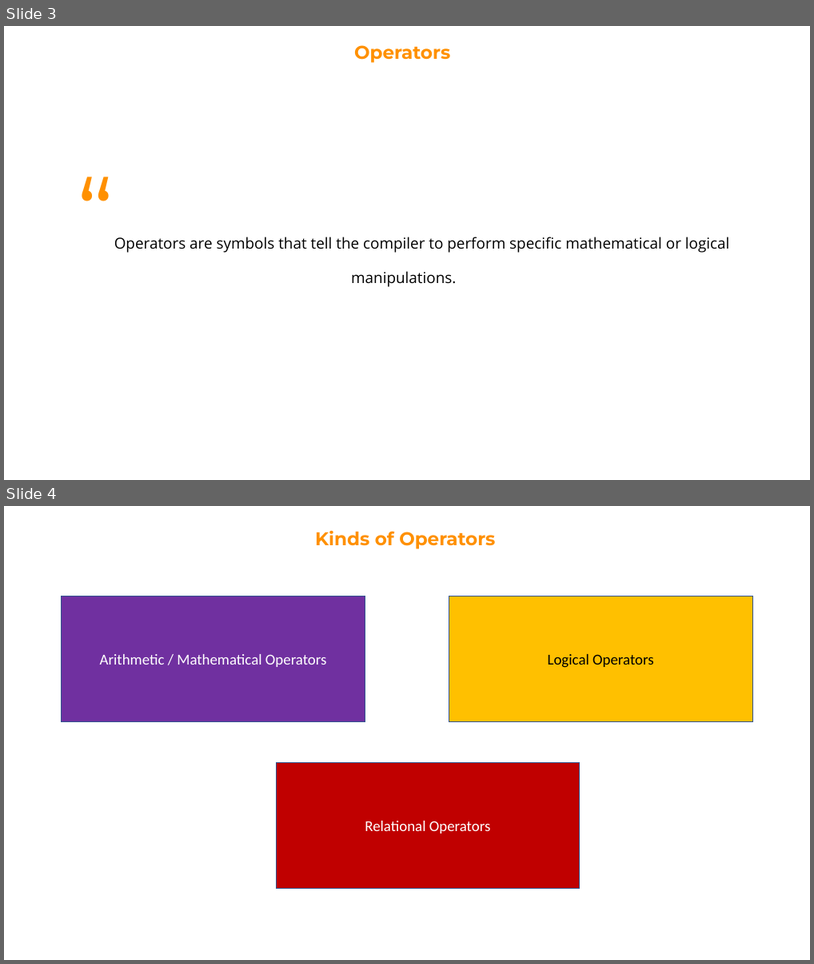
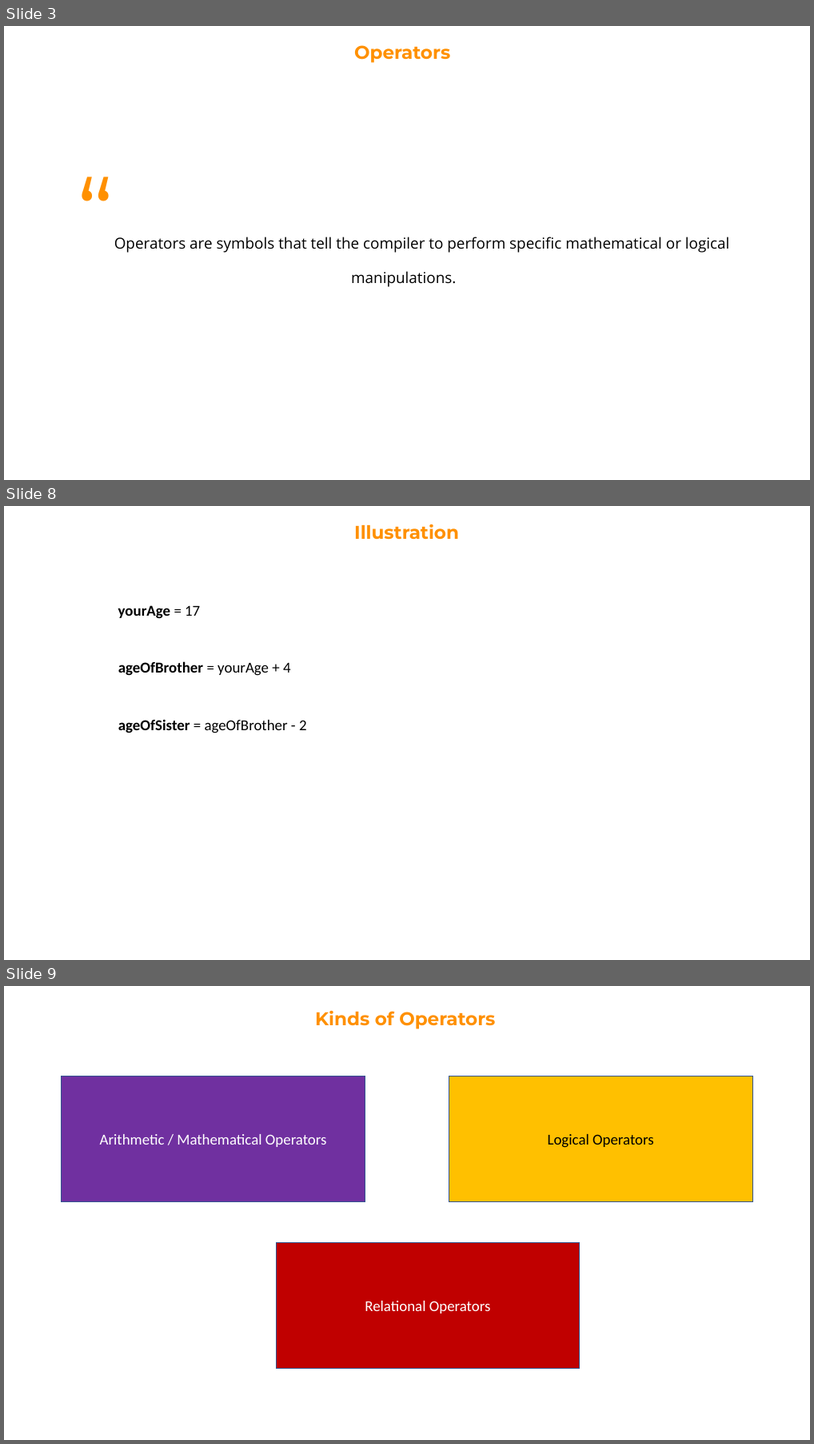
Before and after one commit to Robert-Doe/codeden, a slide deck: 3. Operators.pptx. Shown one above the other, each under a label of ours: slides 3 and 4 before the commit, slides 3, 8 and 9 after it; the slides between them are not shown. The pictures are 814x964 and 814x1444 pixels, drawn with LibreOffice and Linux fonts; fonts in the diff are those of the drawing. Boxes give left, top, right and bottom in pixels: in the first picture for what was removed or moved away, otherwise in the second. Text is boxed around its words. In the diff, an @@ line names an element or a change of style, - is before the commit and + after.

```diff
--- a/3. Operators.pptx
+++ b/3. Operators.pptx
@@ slide 8 added at (4, 506, 810, 960), background #FFFFFF @@
@@ text added at (354, 524, 459, 540), 22 pt, text #FF9000, bold @@
+Illustration
@@ text added at (118, 605, 200, 619), 18 pt, text #000000, bold @@
+yourAge = 17
@@ text added at (118, 661, 291, 676), 18 pt, text #000000, bold @@
+ageOfBrother = yourAge + 4
@@ text added at (118, 719, 307, 733), 18 pt, text #000000 @@
+ageOfSister = ageOfBrother - 2
@@ what was slide 4 is now slide 9 @@
```
Also in this commit, not shown: 1 slide changed, 4 other slides added, 2 other files.
